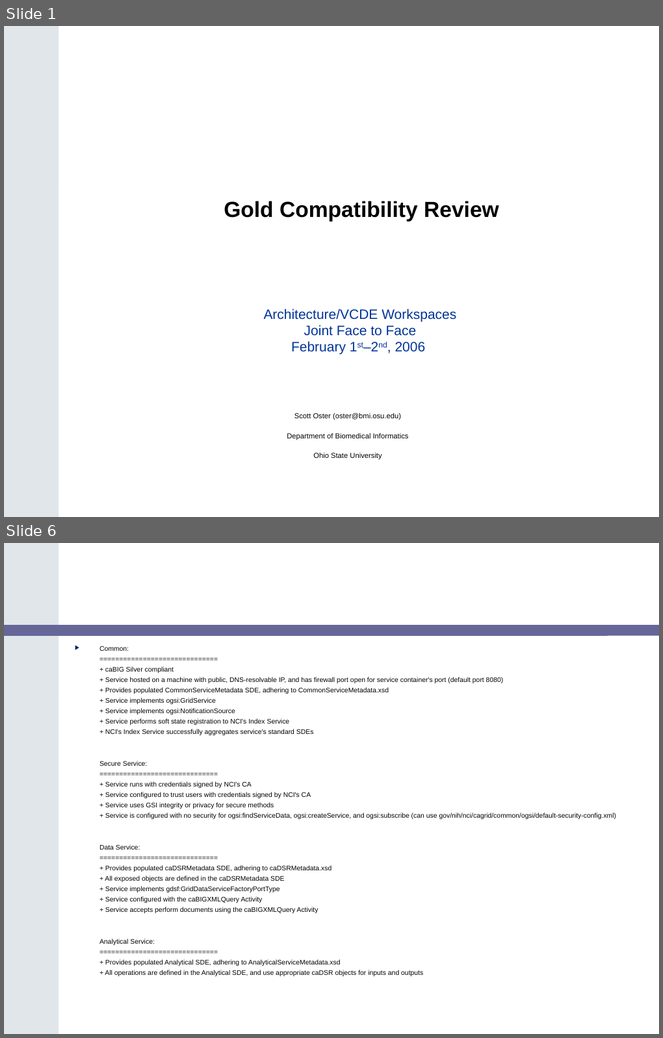
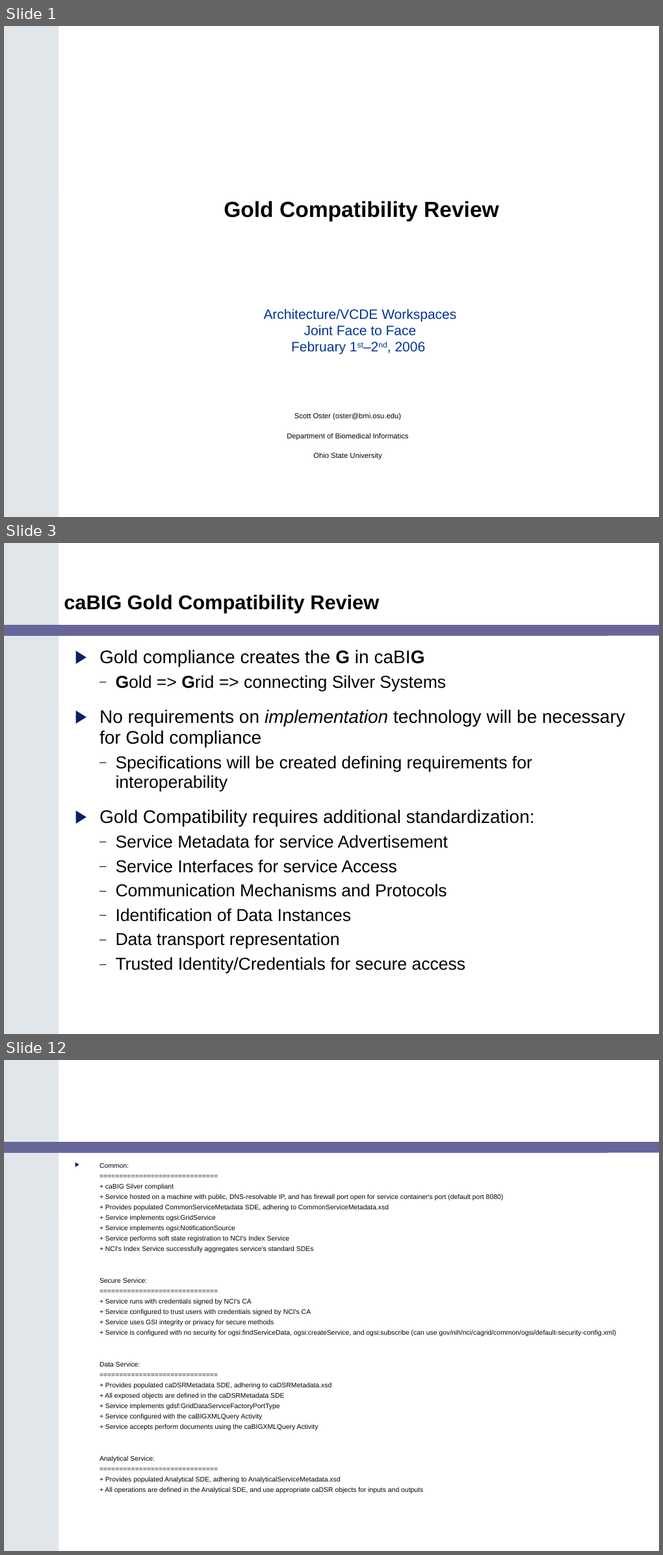
Before and after one commit to NCIP/cagrid-portal, a slide deck: cagrid-1-0/Documentation/presentations/200602_VCDE_ARCH/Gold_Review_Arch_VCDE_Feb1.ppt. Shown one above the other, each under a label of ours: slides 1 and 6 before the commit, slides 1, 3 and 12 after it; the slides between them are not shown. The pictures are 663x1038 and 663x1555 pixels, drawn with LibreOffice and Linux fonts; fonts in the diff are those of the drawing; background and template pictures are left out. Boxes give left, top, right and bottom in pixels: in the first picture for what was removed or moved away, otherwise in the second. Text is boxed around its words. In the diff, an @@ line names an element or a change of style, - is before the commit and + after.

```diff
--- a/cagrid-1-0/Documentation/presentations/200602_VCDE_ARCH/Gold_Review_Arch_VCDE_Feb1.ppt
+++ b/cagrid-1-0/Documentation/presentations/200602_VCDE_ARCH/Gold_Review_Arch_VCDE_Feb1.ppt
@@ slide 3 added at [4,543,659,1034], background #FFFFFF; not listed: 2 template elements that a slide beside it also shows @@
@@ title added at [64,594,379,613], 22 pt, text #000000, bold @@
+caBIG Gold Compatibility Review
@@ text added at [100,650,625,974], 19 pt, text #000000 @@
+▶ Gold compliance creates the G in caBIG
+  – Gold => Grid => connecting Silver Systems
+▶ No requirements on implementation technology will be necessary for Gold compliance
+  – Specifications will be created defining requirements for interoperability
+▶ Gold Compatibility requires additional standardization:
+  – Service Metadata for service Advertisement
+  – Service Interfaces for service Access
+  – Communication Mechanisms and Protocols
+  – Identification of Data Instances
+  – Data transport representation
+  – Trusted Identity/Credentials for secure access
@@ what was slide 6 is now slide 12 @@
```
Also in this commit, not shown: 9 other slides added, 3 slides removed.
